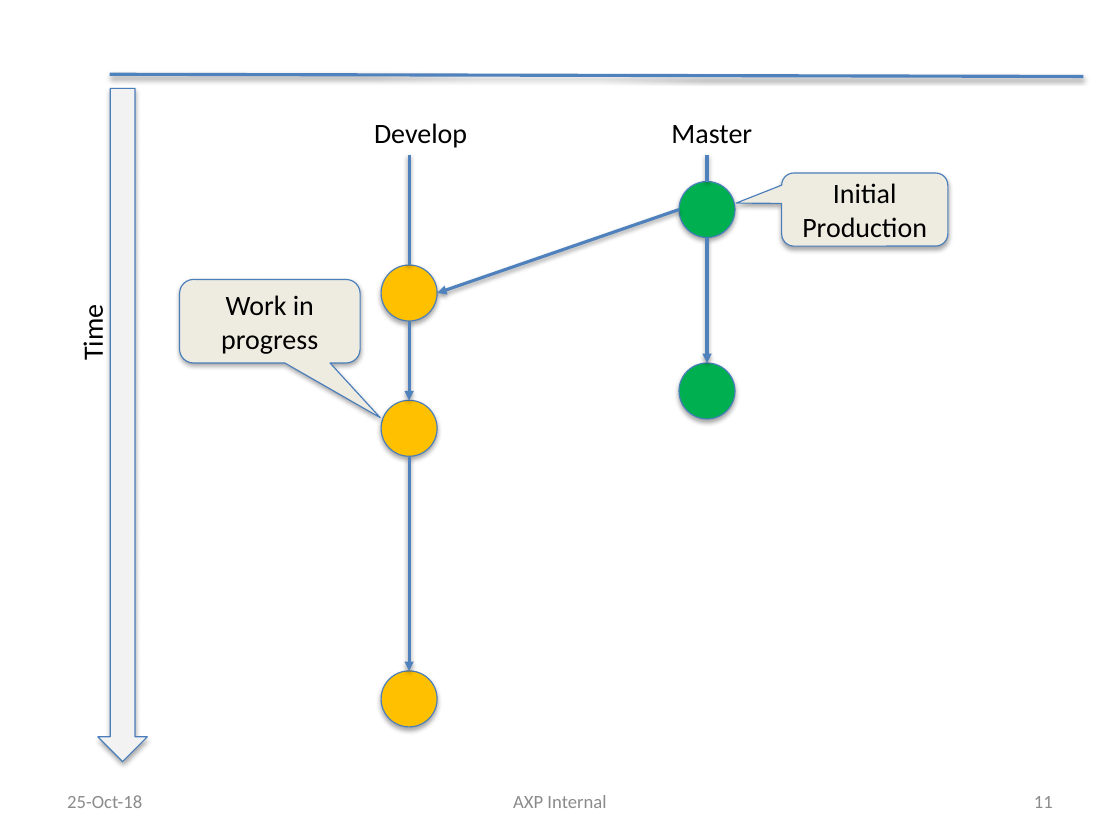
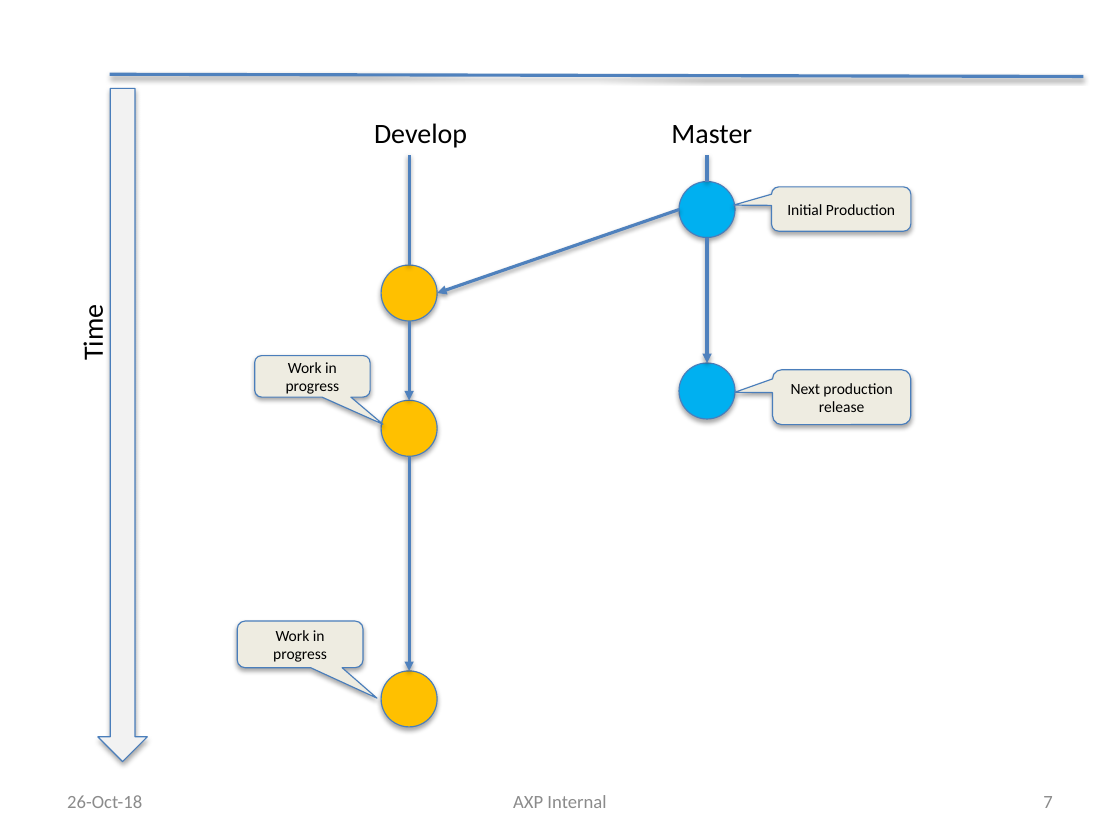
Before and after one commit to liyuan6006/GitStrategies, a slide deck: slide 7 of Branching.pptx (slide 11 before the commit). Drawn at 1120x840 pixels with LibreOffice and Linux fonts; fonts in the diff are those of the drawing. Boxes give left, top, right and bottom in pixels: in the first picture for what was removed or moved away, otherwise in the second. Text is boxed around its words. In the diff, an @@ line names an element or a change of style, - is before the commit and + after.

```diff
--- a/Branching.pptx
+++ b/Branching.pptx
@@ ellipse at (679,181,735,237): fill #00B050 to #00B0F0 @@
@@ rounded speech box "Initial Production": place and size @@
-rounded speech box "Initial Production" at (782,172,948,245)
+rounded speech box "Initial Production" at (772,187,911,232)
@@ rounded speech box "Initial Production" at (772,187,911,232): size 18 to 10 pt @@
@@ rounded speech box "Work in progress" at (254,356,370,398): size 18 to 10 pt @@
@@ rounded speech box "Work in progress": place and size @@
-rounded speech box "Work in progress" at (179,280,360,364)
+rounded speech box "Work in progress" at (254,356,370,398)
@@ ellipse at (679,363,735,419): fill #00B050 to #00B0F0 @@
@@ rounded speech box added at (773,370,912,424), fill #EEECE1, outline #4B7EBC 0.75 pt, 10 pt, text #000000 @@
+Next production release
@@ rounded speech box added at (237,622,363,669), fill #EEECE1, outline #4B7EBC 0.75 pt, 10 pt, text #000000 @@
+Work in progress
@@ text at (67,795,142,808): text changed @@
-25-Oct-18
+26-Oct-18
@@ page number at (1043,796,1052,808): text changed @@
-11
+7
```
Also in this commit, not shown: 14 other slides changed, 2 slides added, 8 slides removed.
